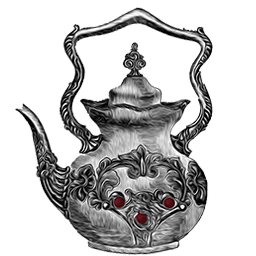
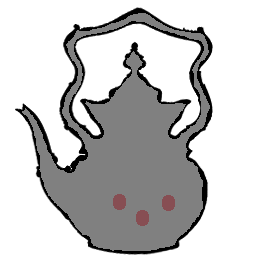
Before/after of a (256, 256) layered artwork. What changed in the layer stack:
added layer "Layer 2" above "Layer 1" over bbox(15, 7, 213, 255)
added layer "Layer 1" (75%) above "teapot-silver-vintage-graphicsfairy2" over bbox(15, 7, 213, 255)
hid "teapot-silver-vintage-graphicsfairy2" over bbox(15, 7, 213, 255)
